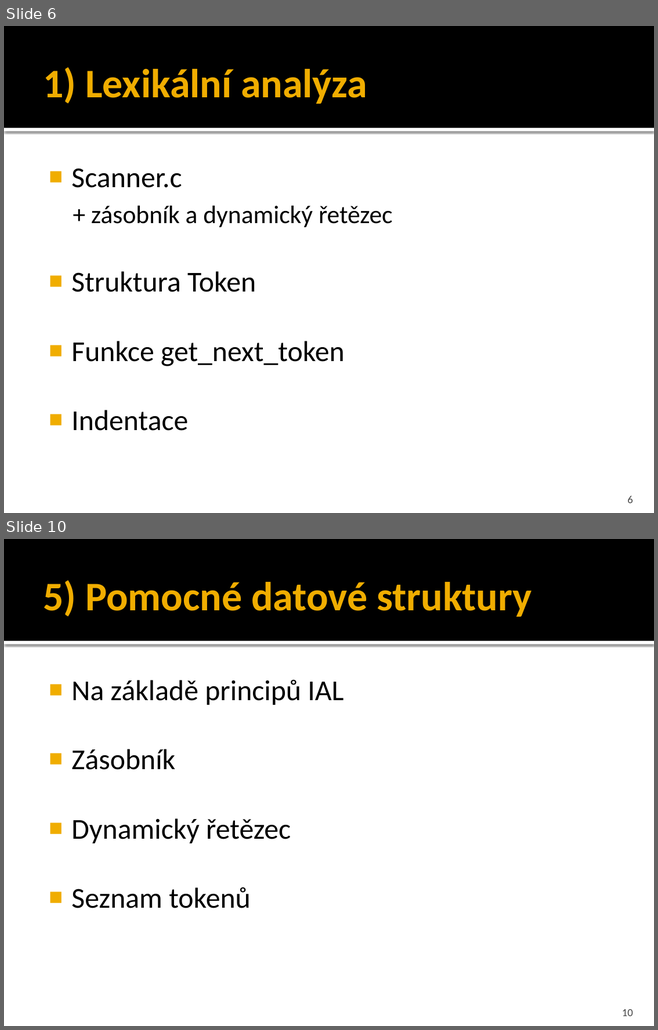
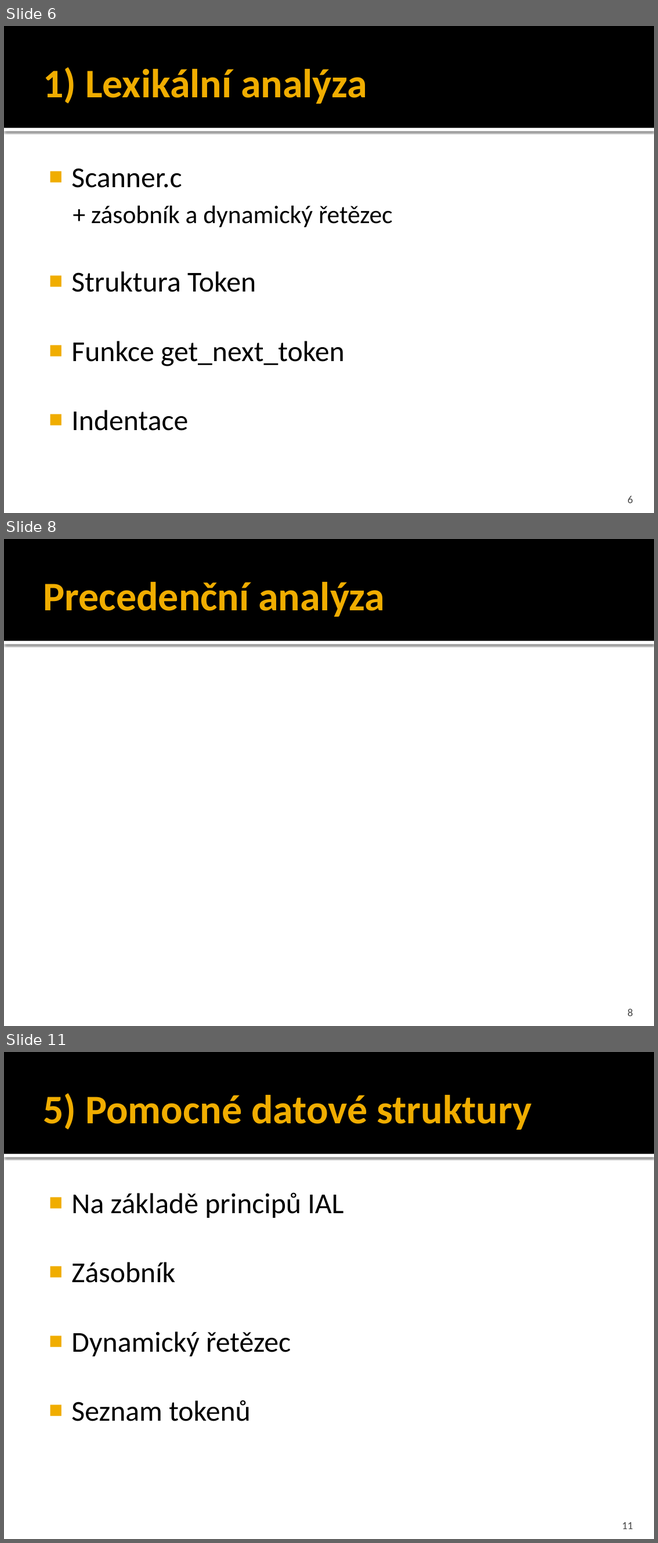
Before and after one commit to Jetlebovec/IFJ_2019_JJJJ, a slide deck: IFJ.pptx. Shown one above the other, each under a label of ours: slides 6 and 10 before the commit, slides 6, 8 and 11 after it; the slides between them are not shown. The pictures are 658x1030 and 658x1543 pixels, drawn with LibreOffice and Linux fonts; fonts in the diff are those of the drawing. Boxes give left, top, right and bottom in pixels: in the first picture for what was removed or moved away, otherwise in the second. Text is boxed around its words. In the diff, an @@ line names an element or a change of style, - is before the commit and + after.

```diff
--- a/IFJ.pptx
+++ b/IFJ.pptx
@@ slide 8 added at [4,539,654,1026], background #FFFFFF; not listed: 2 template elements that a slide beside it also shows @@
@@ title added at [43,582,384,617], 45 pt, text #F0AD00, bold @@
+Precedenční analýza
@@ page number added at [627,1009,632,1016], 12 pt, text #454545 @@
+8
@@ what was slide 10 is now slide 11 @@
@@ page number at [622,1522,633,1529]: text changed @@
-10
+11
```
Also in this commit, not shown: 3 slides changed, 2 other slides added, 2 slides removed.
